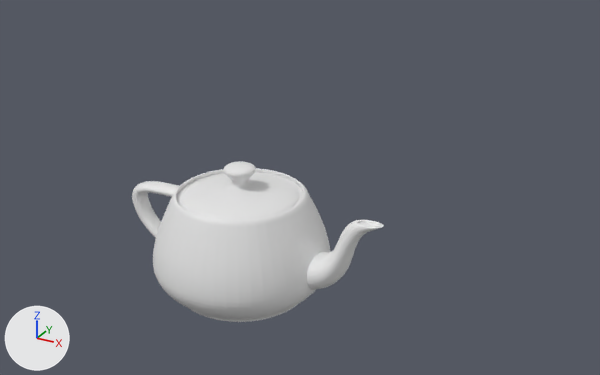
An edit to the Blender file example_scenes/teapot_smoothed.blend, drawn before and after from the same camera.
Camera for both pictures: a 50 mm lens placed at (25.2, -38.2, 27.1), pointed at (3.6, 1.0, 7.5). The axes (+X, +Y, +Z) are drawn at lower left. The lights are the same throughout. The first picture is the older version.

In view in the first picture: 'utahteapot'.
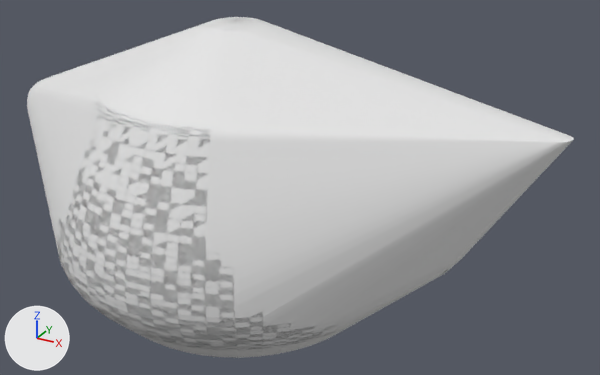
Boxes [x1, y1, x2, y2] around the edits, measured in the pictures (600 x 375 px):
'convex_hull.002', added
    after: [27, 17, 573, 358]
'utahteapot', rescaled (117% wider, 111% taller)
    before: [132, 161, 384, 322]
    after: [27, 17, 574, 358]

What changed in the scene script:
```text
Add me_convex_hull_004:
    me_convex_hull_004.from_pydata(...)  # 4018 vertices, 8032 faces; spans x -16.3..18.7, y -10.7..11.1, z 0.0..17.1
Change ob_utahteapot:
    ob_utahteapot.scale: (1.0, 1.0, 1.0) -> (2.0, 2.0, 2.0)
Add ob_convex_hull_002:
    ob_convex_hull_002 = bpy.data.objects.new('convex_hull.002', me_convex_hull_004)
    ob_convex_hull_002.location = (0.0, 0.0, 0.0)
```
